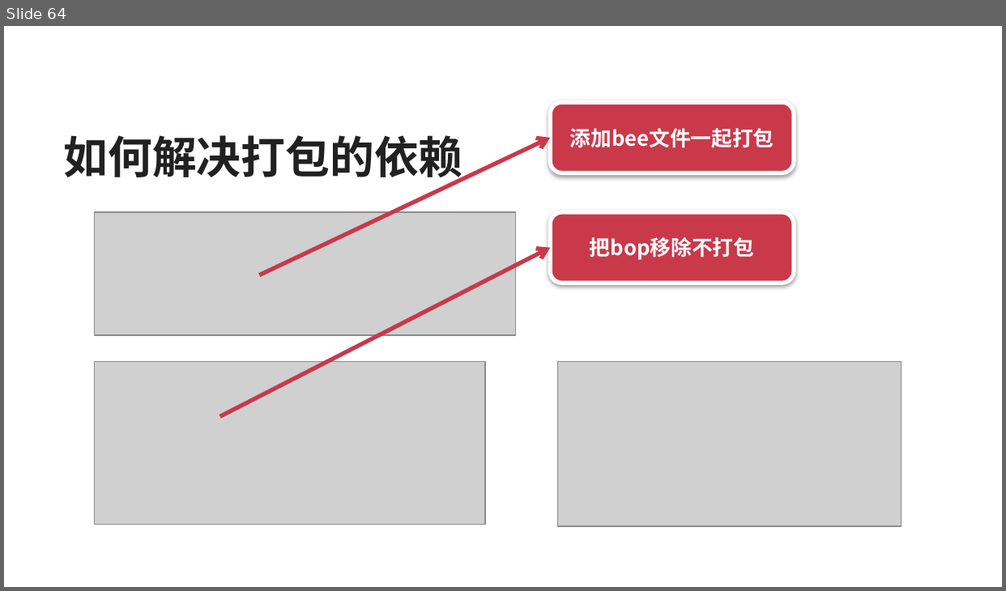
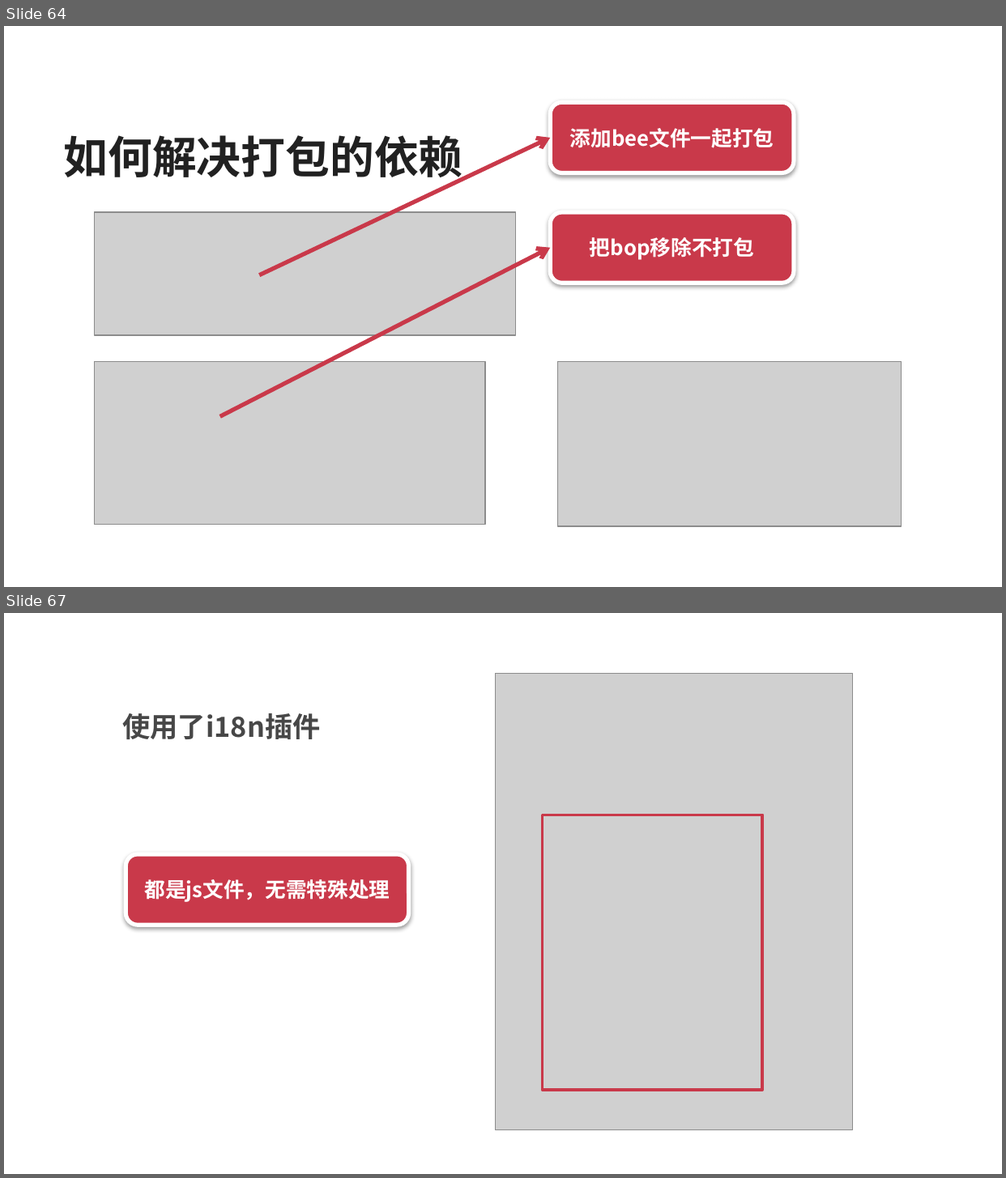
Before and after one commit to silvajs/lecturer, a slide deck: requirejs/doc/requirejs.pptx. Shown one above the other, each under a label of ours: slide 64 before the commit, slides 64 and 67 after it; the slides between them are not shown. The pictures are 1006x591 and 1006x1178 pixels, drawn with LibreOffice and Linux fonts; fonts in the diff are those of the drawing; grey boxes stand for pictures. Boxes give left, top, right and bottom in pixels: in the first picture for what was removed or moved away, otherwise in the second. Text is boxed around its words. In the diff, an @@ line names an element or a change of style, - is before the commit and + after.

```diff
--- a/requirejs/doc/requirejs.pptx
+++ b/requirejs/doc/requirejs.pptx
@@ slide 67 added at (x1=4, y1=613, x2=1002, y2=1174), background #FFFFFF @@
@@ picture added at (x1=495, y1=674, x2=852, y2=1130) @@
@@ text added at (x1=122, y1=713, x2=320, y2=739), 20 pt, text #474747, bold @@
+  使用了i18n插件
@@ rectangle added at (x1=542, y1=815, x2=761, y2=1091), outline #C9394A 2.25 pt @@
@@ rounded rectangle added at (x1=126, y1=854, x2=408, y2=926), fill #C9394A, outline #FFFFFF 3 pt, 15 pt, text #FFFFFF, bold @@
+都是js文件，无需特殊处理
```
Also in this commit, not shown: 6 other slides added.
